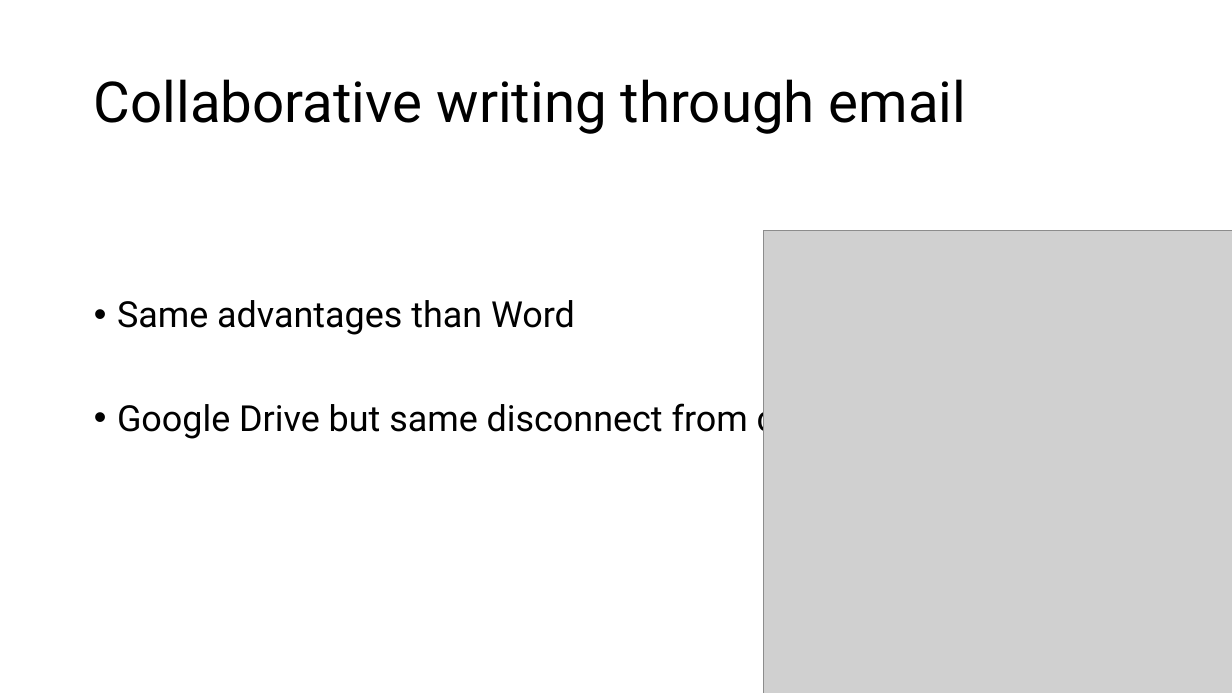
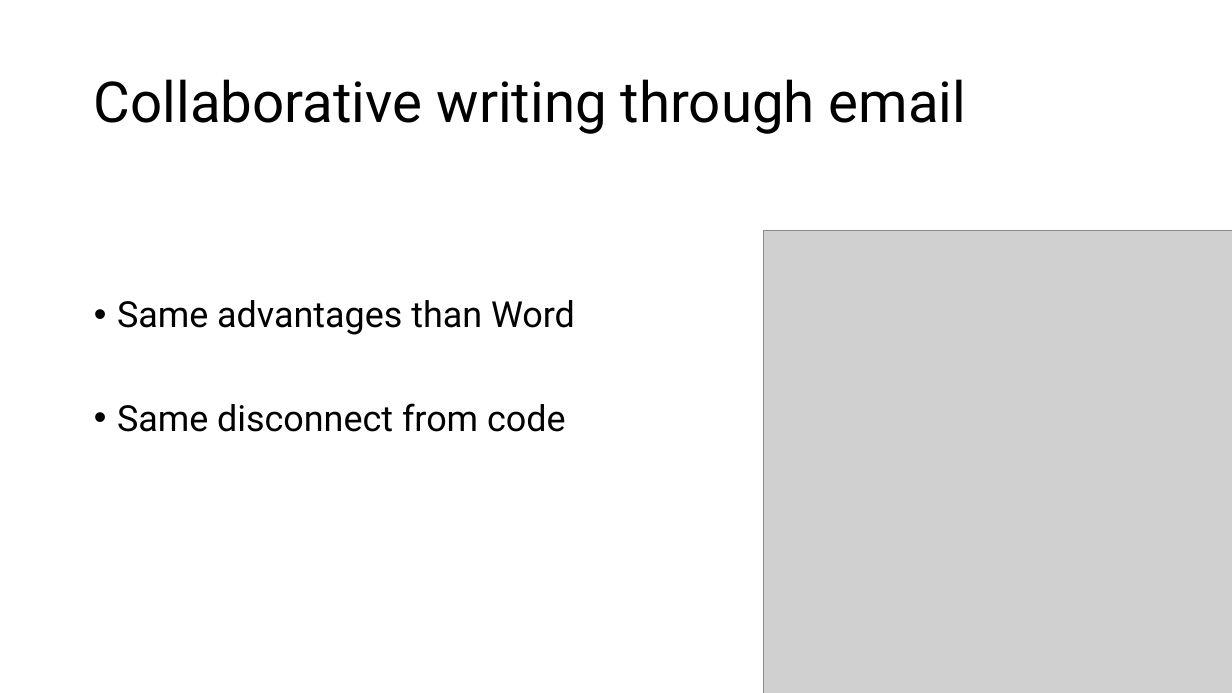
Before and after one commit to CIEE-Living-Data-Project/PREE-Resources-2024, a slide deck: slide 15 of 05_lecture/rmarkdown.pptx. Drawn at 1232x693 pixels with LibreOffice and Linux fonts; fonts in the diff are those of the drawing; grey boxes stand for pictures. Boxes give left, top, right and bottom in pixels: in the first picture for what was removed or moved away, otherwise in the second. Text is boxed around its words. In the diff, an @@ line names an element or a change of style, - is before the commit and + after.

```diff
--- a/05_lecture/rmarkdown.pptx
+++ b/05_lecture/rmarkdown.pptx
@@ text at <box>117,403,566,432</box>: text changed @@
-• Google Drive but same disconnect from code
+• Same disconnect from code
```
Also in this commit, not shown: 2 other files.
